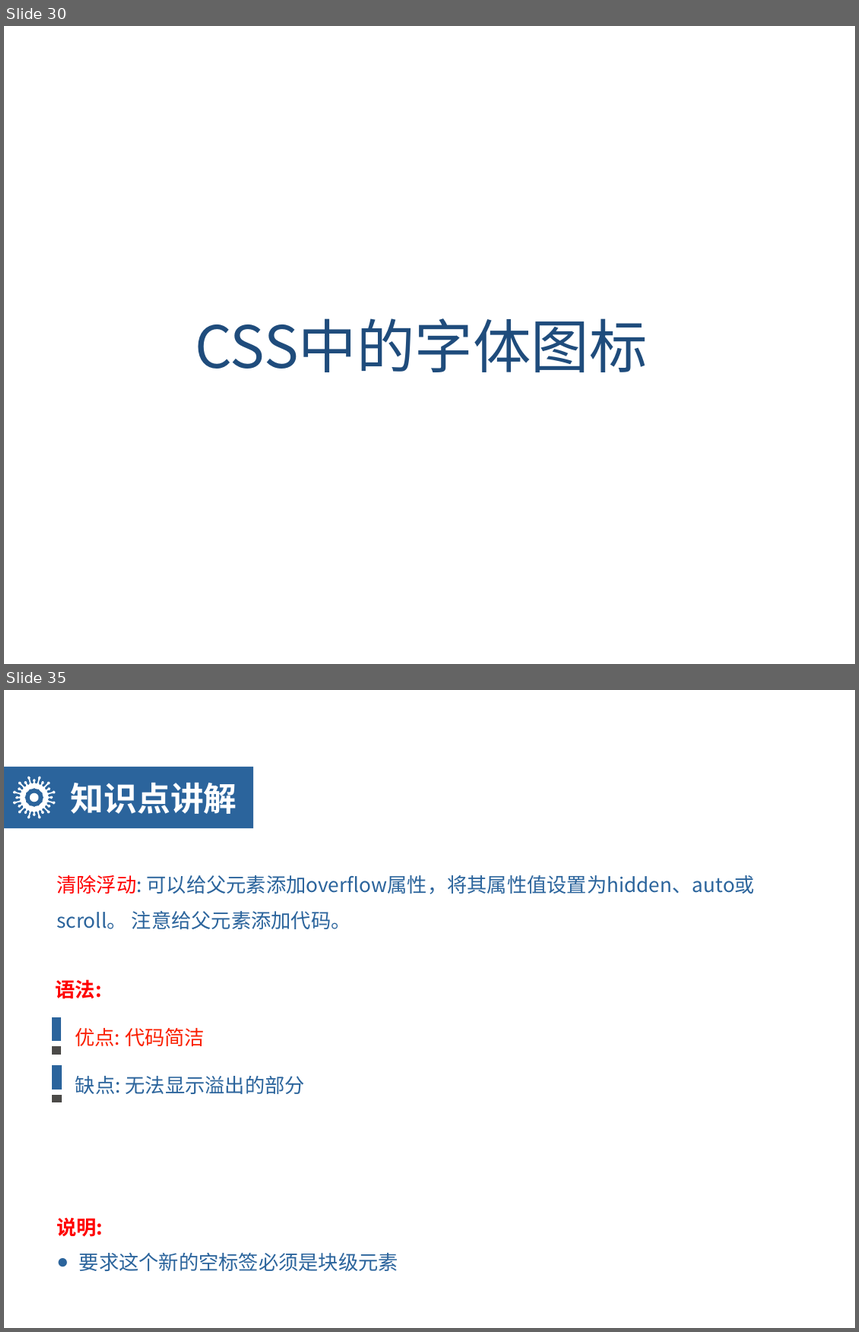
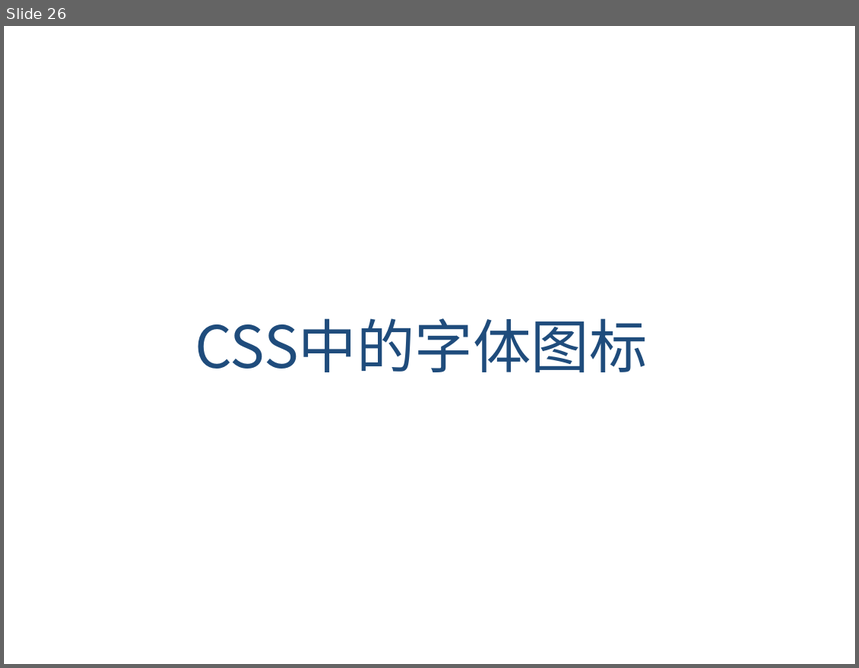
Before and after one commit to Ischenchenya/HTMLandCSSCourse, a slide deck: day06-CSS3/teach/day06-HTML5CSS3.pptx. Shown one above the other, each under a label of ours: slides 30 and 35 before the commit, slide 26 after it; the slides between them are not shown. The pictures are 859x1332 and 859x668 pixels, drawn with LibreOffice and Linux fonts; fonts in the diff are those of the drawing; background and template pictures are left out. Boxes give left, top, right and bottom in pixels: in the first picture for what was removed or moved away, otherwise in the second. Text is boxed around its words. In the diff, an @@ line names an element or a change of style, - is before the commit and + after.

```diff
--- a/day06-CSS3/teach/day06-HTML5CSS3.pptx
+++ b/day06-CSS3/teach/day06-HTML5CSS3.pptx
@@ slide 35 removed at <box>4,690,855,1328</box>, background picture (left out) @@
@@ rectangle removed at <box>4,767,253,828</box> @@
@@ freeform shape removed at <box>13,776,56,818</box> @@
@@ text removed at <box>71,782,237,814</box> @@
-知识点讲解
@@ text removed at <box>56,875,756,929</box> @@
-清除浮动: 可以给父元素添加overflow属性，将其属性值设置为hidden、auto或scroll。 注意给父元素添加代码。
@@ text removed at <box>56,980,102,999</box> @@
-语法:
@@ rectangle removed at <box>51,1017,63,1042</box> @@
@@ text removed at <box>75,1028,205,1046</box> @@
-优点: 代码简洁
@@ rectangle removed at <box>51,1046,63,1056</box> @@
@@ rectangle removed at <box>51,1065,63,1090</box> @@
@@ text removed at <box>75,1076,305,1094</box> @@
-缺点: 无法显示溢出的部分
@@ rectangle removed at <box>51,1094,63,1103</box> @@
@@ text removed at <box>56,1218,103,1237</box> @@
-说明:
@@ text removed at <box>79,1253,398,1271</box> @@
-● 要求这个新的空标签必须是块级元素
@@ what was slide 30 is now slide 26 @@
```
Also in this commit, not shown: 10 slides changed, 15 slides added, 21 other slides removed.
